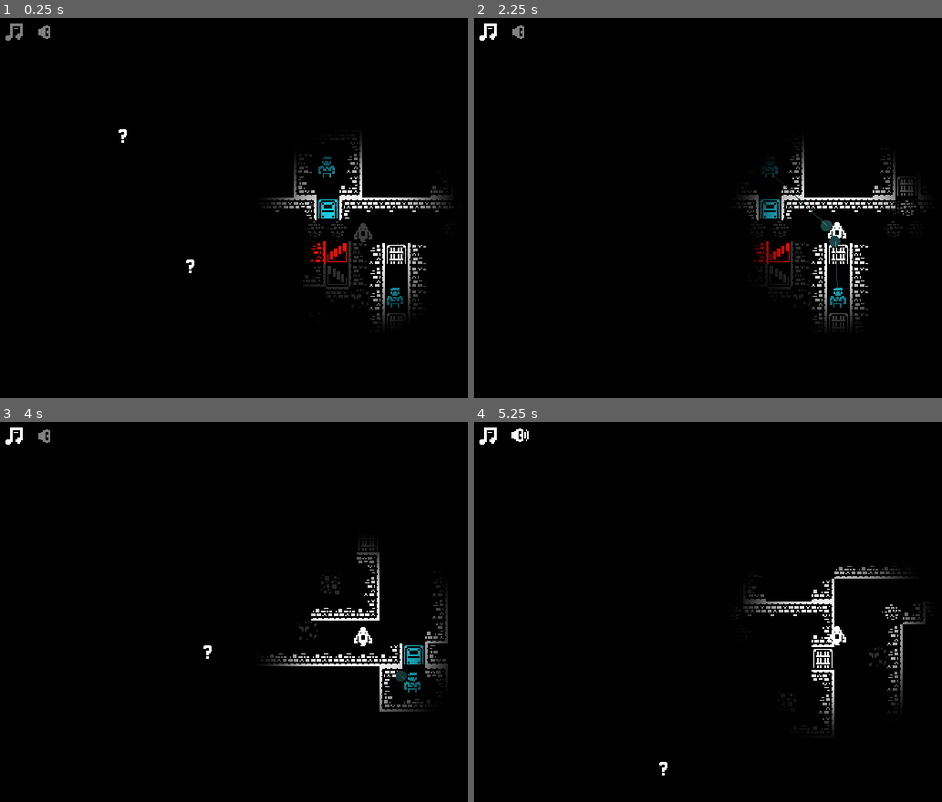
Above: before the commit, frames 1-4 (two rows, left to right).
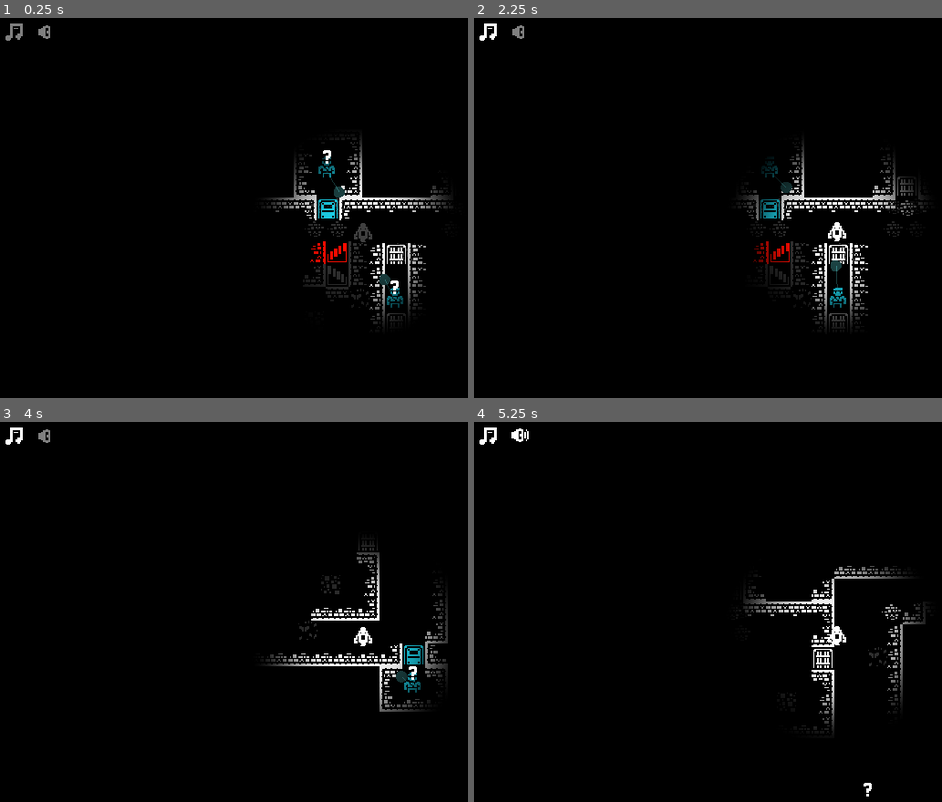
Above: after the commit, the same moments.

Repository: skarnl/miziziz-game-jam-2020
Game: Godot game, scene res://game/etage_3.tscn
Same seed, same stepped clock (60 frames per second), same inputs: the game is played once before the commit and once after it. This scene is started directly instead of the project's main scene. Sound files missing from this copy of the repository are replaced by a short silence.
Inputs (mouse positions are in pixels of both pictures, inside the frame that each line leads up to):
- Up to frame 1 (0.25 s): no input
- Up to frame 2 (2.25 s): click (525, 33) at 0.5 s; click (488, 33) at 1.25 s; tap Enter at 2 s; hold Right (ui_right) from 2.03 s (still down); hold Space (attack) from 2.03 s (still down)
- Up to frame 3 (4 s): release Right (ui_right) at 2.78 s; release Space (attack) at 2.78 s; hold Down (ui_down) 2.78-3.53 s; tap E (possess) at 2.85 s; hold Right (ui_right) from 3.53 s (still down); hold Space (attack) from 3.53 s (still down)
- Up to frame 4 (5.25 s): release Right (ui_right) at 4.28 s; release Space (attack) at 4.28 s; hold Up (ui_up) 4.28-5.03 s; tap E (possess) at 4.35 s; hold Left (ui_left) from 5.03 s (still down); hold Space (attack) from 5.03 s (still down)

The runs differ from the first frame. In frame 1, 0.3% of the frame differs, in the area x 25-86%, y 29-75%; in frame 2, 0.2%; in frame 3, less than 0.1%; in frame 4, less than 0.1%.

Commit message:
Recenter game object to fix alignment of lights and alerts

Diff:
--- a/game/etage_2.tscn
+++ b/game/etage_2.tscn
@@ -9,7 +9,6 @@
 [ext_resource path="res://entities/world/EndOfLevel.tscn" type="PackedScene" id=7]
 
 [node name="Game" type="Node2D"]
-position = Vector2( 143.539, 14.7675 )
 script = ExtResource( 2 )
 
 [node name="MakeDark" type="CanvasModulate" parent="."]
@@ -145,6 +144,11 @@
 position = Vector2( 98.4383, 97.0563 )
 rotation = 0.0021113
 
+[node name="Human13" parent="." instance=ExtResource( 4 )]
+modulate = Color( 0.113725, 0.827451, 0.921569, 1 )
+position = Vector2( 356.347, 136.362 )
+rotation = 0.0021113
+
 [node name="Human9" parent="." instance=ExtResource( 4 )]
 modulate = Color( 0.113725, 0.827451, 0.921569, 1 )
 position = Vector2( 254.984, -150.556 )
--- a/game/etage_3.tscn
+++ b/game/etage_3.tscn
@@ -9,7 +9,6 @@
 [ext_resource path="res://entities/world/EndOfLevel.tscn" type="PackedScene" id=7]
 
 [node name="Game" type="Node2D"]
-position = Vector2( 143.539, 14.7675 )
 script = ExtResource( 2 )
 
 [node name="MakeDark" type="CanvasModulate" parent="."]
